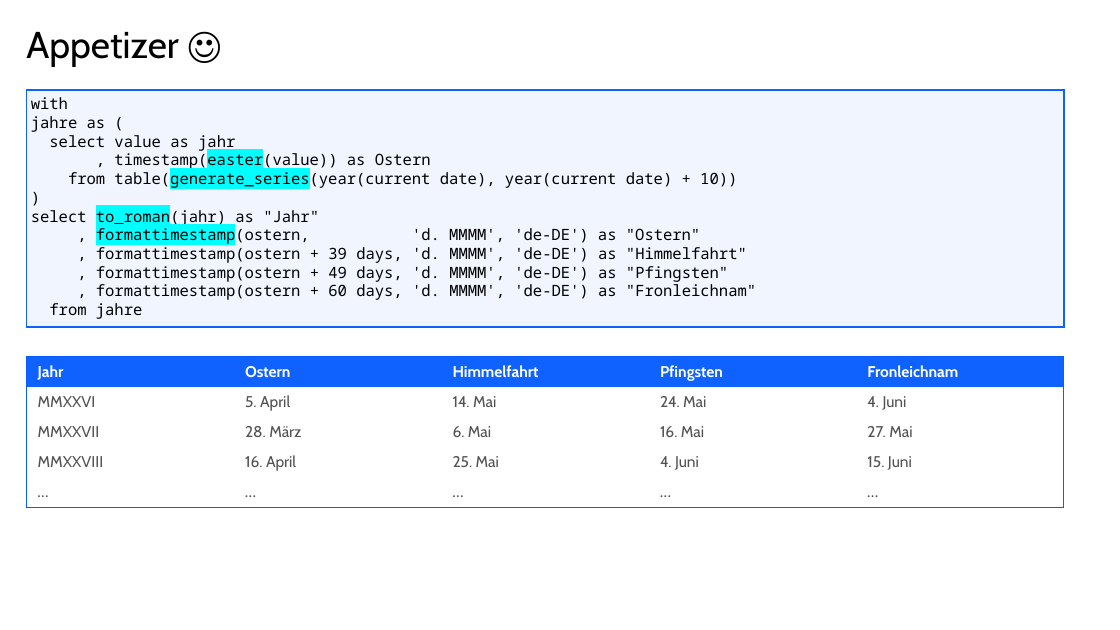
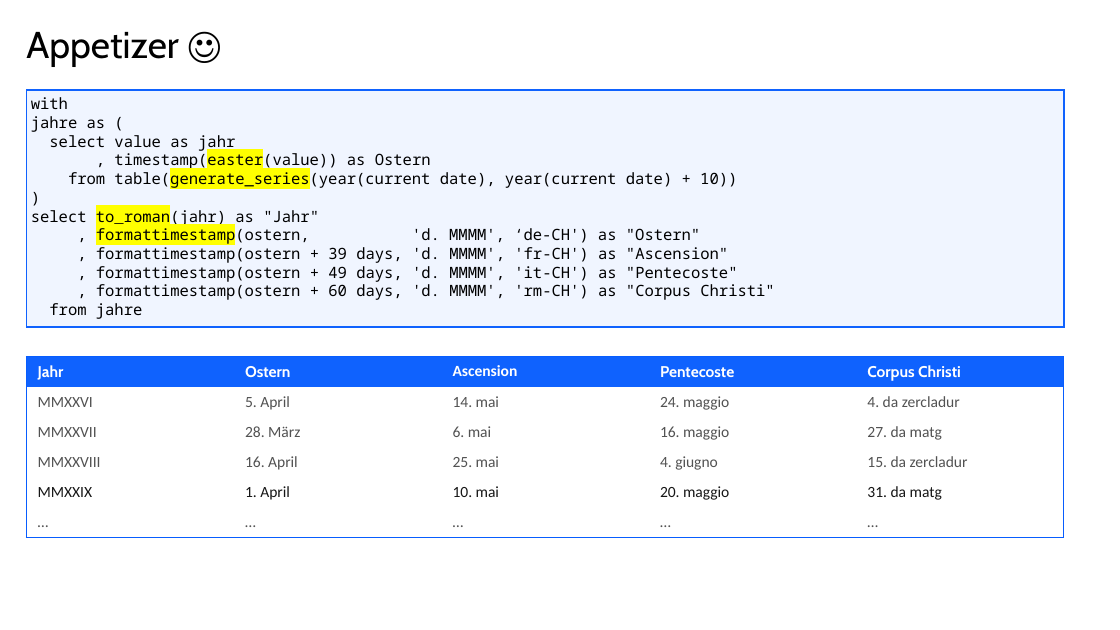
Before and after one commit to de103252/Db2_Routines, a slide deck: slide 2 of Db2 Routines Presentation.pptx. Drawn at 1120x630 pixels with LibreOffice and Linux fonts; fonts in the diff are those of the drawing; background and template pictures are left out. Boxes give left, top, right and bottom in pixels: in the first picture for what was removed or moved away, otherwise in the second. Text is boxed around its words. In the diff, an @@ line names an element or a change of style, - is before the commit and + after.

```diff
--- a/Db2 Routines Presentation.pptx
+++ b/Db2 Routines Presentation.pptx
@@ text at bbox=[31, 151, 737, 224]: highlight #00FFFF to #FFFF00 in "timestamp(easter(value))", "table(generate_series(year(current", "to_roman(jahr)" @@
@@ text at bbox=[96, 226, 774, 300]: text changed @@
-, formattimestamp(ostern, 'd. MMMM', 'de-DE') as "Ostern"
-, formattimestamp(ostern + 39 days, 'd. MMMM', 'de-DE') as "Himmelfahrt"
-, formattimestamp(ostern + 49 days, 'd. MMMM', 'de-DE') as "Pfingsten"
-, formattimestamp(ostern + 60 days, 'd. MMMM', 'de-DE') as "Fronleichnam"
+, formattimestamp(ostern, 'd. MMMM', ‘de-CH') as "Ostern"
+, formattimestamp(ostern + 39 days, 'd. MMMM', 'fr-CH') as "Ascension"
+, formattimestamp(ostern + 49 days, 'd. MMMM', 'it-CH') as "Pentecoste"
+, formattimestamp(ostern + 60 days, 'd. MMMM', 'rm-CH') as "Corpus Christi"
@@ table at bbox=[27, 356, 1063, 535] @@
-row 1: Jahr | Ostern | Himmelfahrt | Pfingsten | Fronleichnam
-row 2: MMXXVI | 5. April | 14. Mai | 24. Mai | 4. Juni
-row 3: MMXXVII | 28. März | 6. Mai | 16. Mai | 27. Mai
-row 4: MMXXVIII | 16. April | 25. Mai | 4. Juni | 15. Juni
+row 1: Jahr | Ostern | Ascension | Pentecoste | Corpus Christi
+row 2: MMXXVI | 5. April | 14. mai | 24. maggio | 4. da zercladur
+row 3: MMXXVII | 28. März | 6. mai | 16. maggio | 27. da matg
+row 4: MMXXVIII | 16. April | 25. mai | 4. giugno | 15. da zercladur
+row 5: MMXXIX | 1. April | 10. mai | 20. maggio | 31. da matg
```
Also in this commit, not shown: 5 other slides changed, 17 other files.
